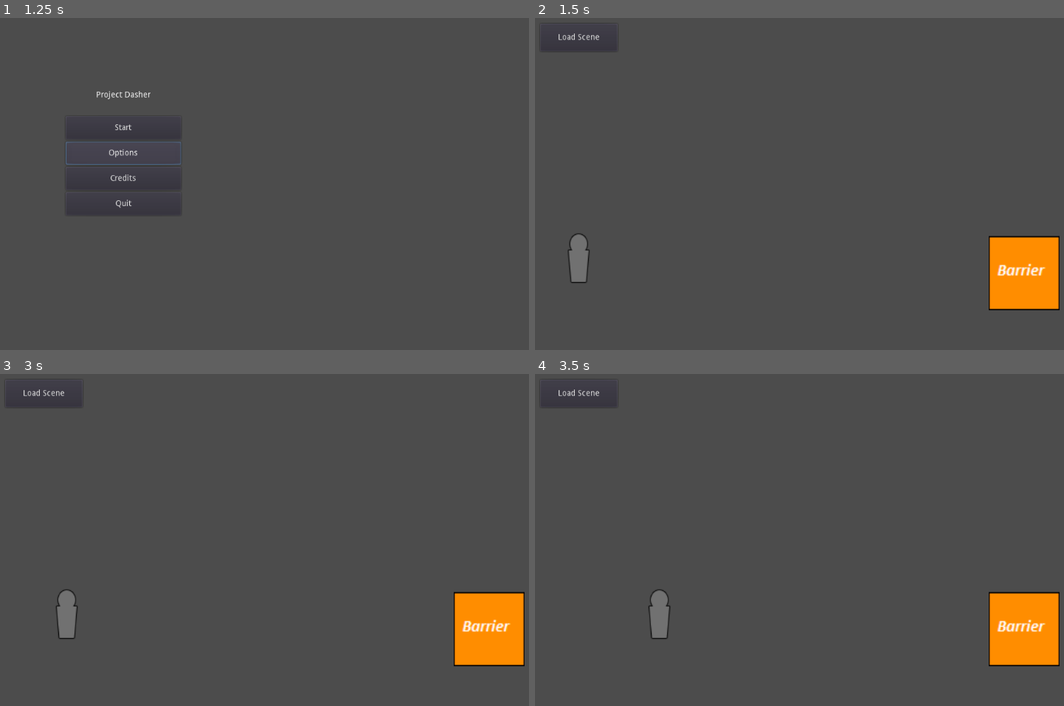
Above: before the commit, frames 1-4 (two rows, left to right).
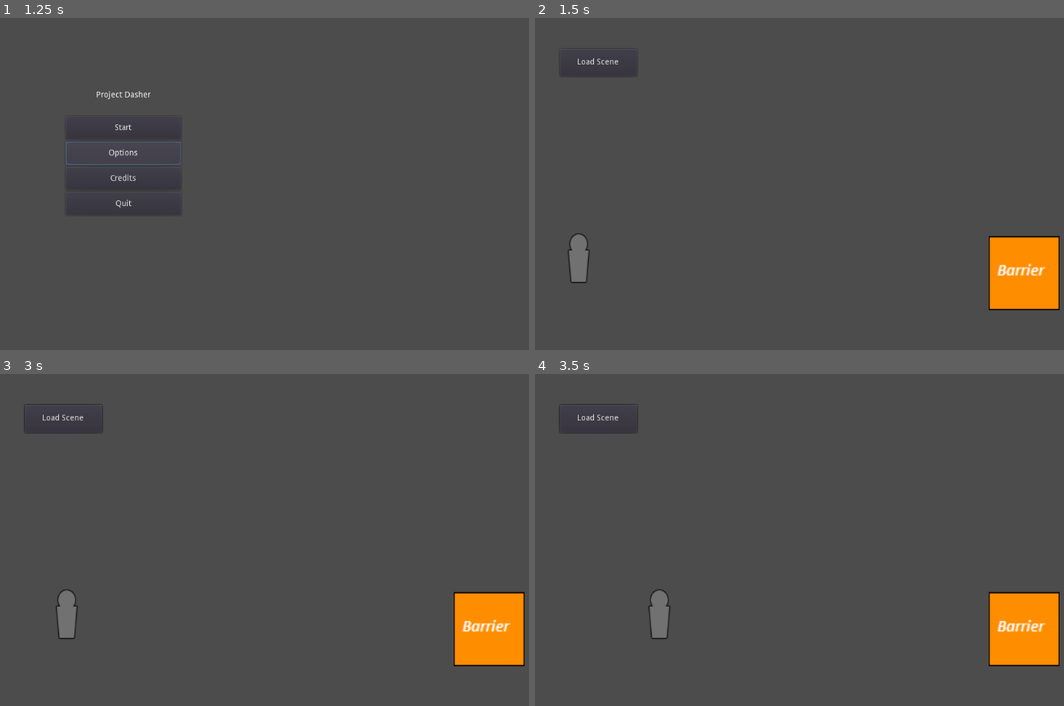
Above: after the commit, the same moments.

Repository: AnnsAnns/GameOff2019
Game: Godot game, scene res://Scenes/maps/MainMenuMap.tscn
Two runs of this game, one before a commit and one after it. Both use one fixed random seed, a clock stepped at 60 frames per second and the inputs below.
Inputs:
- Up to frame 1 (1.25 s): click "Options" at 0.5 s
- Up to frame 2 (1.5 s): click "Start" at 1.25 s
- Up to frame 3 (3 s): click "Load Scene" at 2 s; hold D (right) from 2.78 s (still down)
- Up to frame 4 (3.5 s): keep holding D (right)

Frame 1 is identical in both runs. In frame 2, 0.1% of the frame differs, in the area x 4-16%, y 4-14%; in frame 3, 0.2%, in the area x 4-20%, y 4-18%; in frame 4, 0.2%.

Commit message:
Add gamemode node to handle hud creation

Diff:
--- /dev/null
+++ b/Scenes/Core/GameModeBase.tscn
@@ -0,0 +1,7 @@
+[gd_scene load_steps=2 format=2]
+
+[ext_resource path="res://Scripts/GameModeBase.gd" type="Script" id=1]
+
+[node name="GameModeBase" type="Node"]
+pause_mode = 2
+script = ExtResource( 1 )
--- a/Scenes/Menus/DasherHUD.tscn
+++ b/Scenes/Menus/DasherHUD.tscn
@@ -8,9 +8,9 @@
 script = ExtResource( 1 )
 
 [node name="Button_LoadScene" type="Button" parent="."]
-margin_left = 805.0
-margin_top = 481.0
-margin_right = 939.0
-margin_bottom = 529.0
+margin_left = 79.4621
+margin_top = 77.4333
+margin_right = 213.462
+margin_bottom = 125.433
 text = "Load Scene"
 [connection signal="pressed" from="Button_LoadScene" to="." method="_on_Button_LoadScene_pressed"]
--- /dev/null
+++ b/Scenes/Menus/PauseMenu.tscn
@@ -0,0 +1,43 @@
+[gd_scene load_steps=2 format=2]
+
+[ext_resource path="res://Scripts/PauseMenu.gd" type="Script" id=1]
+
+[node name="PauseMenu" type="Control"]
+anchor_right = 1.0
+anchor_bottom = 1.0
+script = ExtResource( 1 )
+
+[node name="VBoxContainer" type="VBoxContainer" parent="."]
+margin_left = 50.0
+margin_top = 50.0
+
+[node name="Label" type="Label" parent="VBoxContainer"]
+margin_right = 200.0
+margin_bottom = 40.0
+rect_min_size = Vector2( 0, 40 )
+text = "Paused"
+align = 1
+
+[node name="Button_Resume" type="Button" parent="VBoxContainer"]
+margin_top = 44.0
+margin_right = 200.0
+margin_bottom = 84.0
+rect_min_size = Vector2( 200, 40 )
+text = "Resume"
+
+[node name="Button_Options" type="Button" parent="VBoxContainer"]
+margin_top = 88.0
+margin_right = 200.0
+margin_bottom = 128.0
+rect_min_size = Vector2( 200, 40 )
+text = "Options"
+
+[node name="Button_Quit" type="Button" parent="VBoxContainer"]
+margin_top = 132.0
+margin_right = 200.0
+margin_bottom = 172.0
+rect_min_size = Vector2( 200, 40 )
+text = "Quit"
+[connection signal="pressed" from="VBoxContainer/Button_Resume" to="." method="_on_Button_Resume_pressed"]
+[connection signal="pressed" from="VBoxContainer/Button_Options" to="." method="_on_Button_Options_pressed"]
+[connection signal="pressed" from="VBoxContainer/Button_Quit" to="." method="_on_Button_Quit_pressed"]
--- a/Scenes/maps/test.tscn
+++ b/Scenes/maps/test.tscn
@@ -2,7 +2,7 @@
 
 [ext_resource path="res://Scenes/Characters/Player.tscn" type="PackedScene" id=1]
 [ext_resource path="res://Scenes/maps/Textures/barriertile.png" type="Texture" id=2]
-[ext_resource path="res://Scenes/Menus/DasherHUD.tscn" type="PackedScene" id=3]
+[ext_resource path="res://Scenes/Core/GameModeBase.tscn" type="PackedScene" id=3]
 
 [sub_resource type="RectangleShape2D" id=1]
 extents = Vector2( 60, 60 )
@@ -13,6 +13,7 @@
 position = Vector2( 110.755, 440.953 )
 
 [node name="Barrier" type="Area2D" parent="."]
+editor/display_folded = true
 position = Vector2( 847.953, 420.007 )
 
 [node name="Sprite" type="Sprite" parent="Barrier"]
@@ -24,9 +25,6 @@
 position = Vector2( 36.2696, 46.383 )
 shape = SubResource( 1 )
 
-[node name="DasherHUD" parent="." instance=ExtResource( 3 )]
-margin_left = -759.907
-margin_top = -448.448
-margin_right = -759.907
-margin_bottom = -448.448
+[node name="GameModeBase" parent="." instance=ExtResource( 3 )]
+hud_class = "res://Scenes/Menus/DasherHUD.tscn"
 [connection signal="body_entered" from="Barrier" to="Player" method="_on_Barrier_body_entered"]
--- /dev/null
+++ b/Scripts/GameModeBase.gd
@@ -0,0 +1,16 @@
+extends Node
+
+export var hud_class = ""
+
+# Called when the node enters the scene tree for the first time.
+func _ready():
+	var canvas = Control.new()
+	get_tree().get_root().add_child(canvas)
+
+	# Create HUD object
+	var hud = load(hud_class).instance()
+	canvas.add_child(hud)
+
+# Called every frame. 'delta' is the elapsed time since the previous frame.
+#func _process(delta):
+#	pass
--- /dev/null
+++ b/Scripts/PauseMenu.gd
@@ -0,0 +1,25 @@
+extends Control
+
+# Declare member variables here. Examples:
+# var a = 2
+# var b = "text"
+
+# Called when the node enters the scene tree for the first time.
+func _ready():
+	pass # Replace with function body.
+
+# Called every frame. 'delta' is the elapsed time since the previous frame.
+#func _process(delta):
+#	pass
+
+
+func _on_Button_Resume_pressed():
+	print("unpaused...")
+
+
+func _on_Button_Options_pressed():
+	pass # Replace with function body.
+
+
+func _on_Button_Quit_pressed():
+	pass # Replace with function body.
